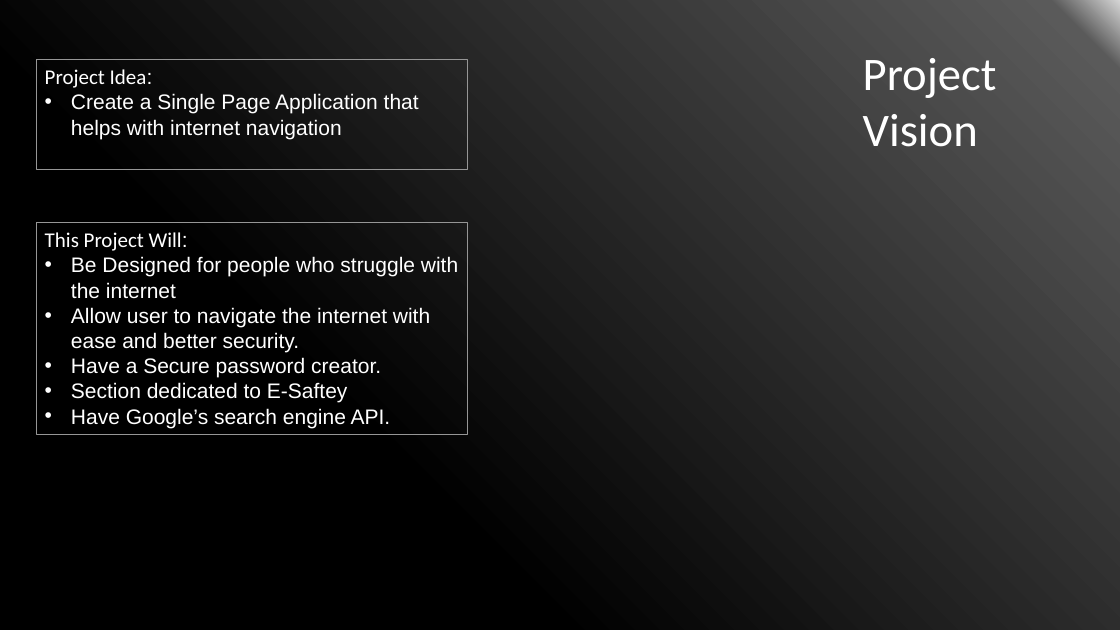
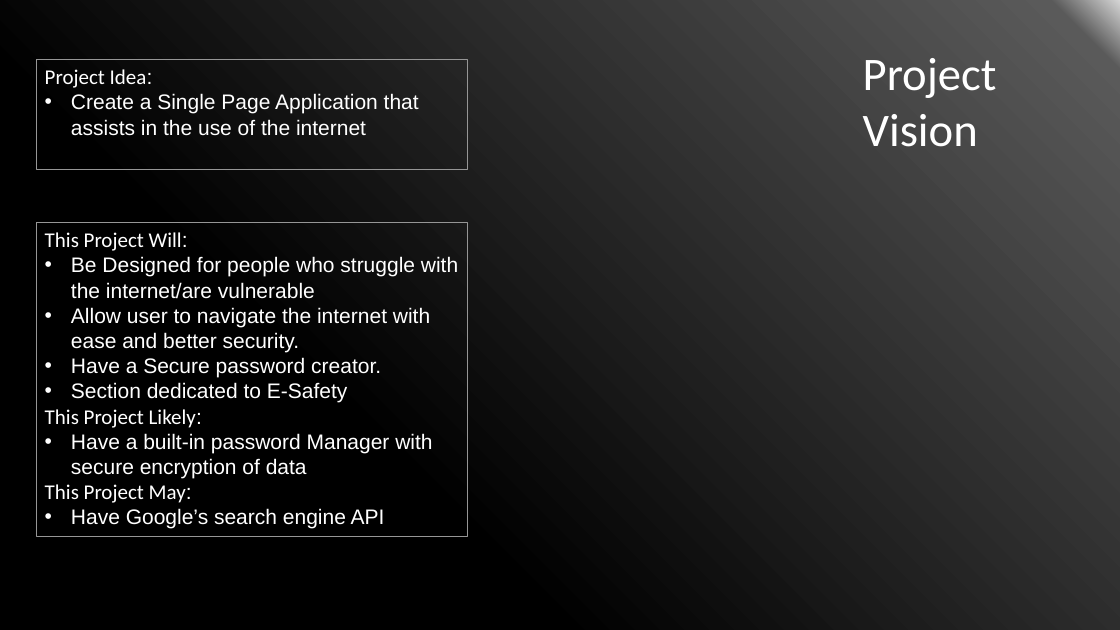
Before and after one commit to Niko-PL/Nikodem-Drabik-1004-Project, a slide deck: slide 3 of Project White Spectra.pptx. Drawn at 1120x630 pixels with LibreOffice and Linux fonts; fonts in the diff are those of the drawing; background and template pictures are left out. Boxes give left, top, right and bottom in pixels: in the first picture for what was removed or moved away, otherwise in the second. Text is boxed around its words. In the diff, an @@ line names an element or a change of style, - is before the commit and + after.

```diff
--- a/Project White Spectra.pptx
+++ b/Project White Spectra.pptx
@@ text in rectangle at box(71, 93, 419, 136): text changed @@
-• Create a Single Page Application that helps with internet navigation
+• Create a Single Page Application that assists in the use of the internet
@@ rectangle "This Project Will:": place and size @@
-rectangle "This Project Will:" at box(36, 223, 467, 434)
+rectangle "This Project Will:" at box(36, 223, 467, 537)
@@ text in rectangle at box(71, 256, 458, 299): text changed @@
-• Be Designed for people who struggle with the internet
+• Be Designed for people who struggle with the internet/are vulnerable
@@ text in rectangle at box(45, 382, 432, 529): text changed @@
-• Section dedicated to E-Saftey
-• Have Google’s search engine API.
+• Section dedicated to E-Safety
+This Project Likely:
+• Have a built-in password Manager with secure encryption of data
+This Project May:
+• Have Google’s search engine API
```
Also in this commit, not shown: 5 other slides changed, 2 slides added, 3 other files.
